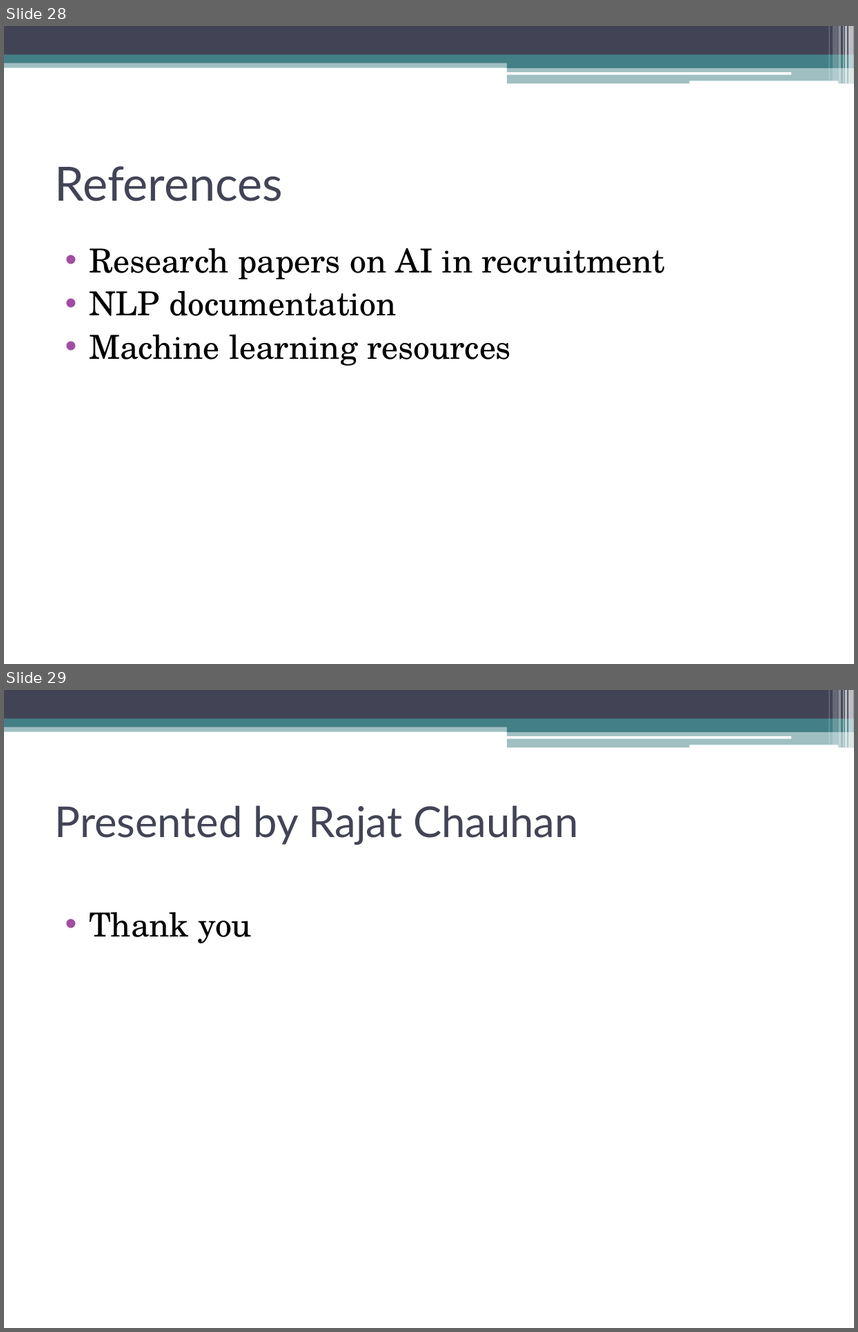
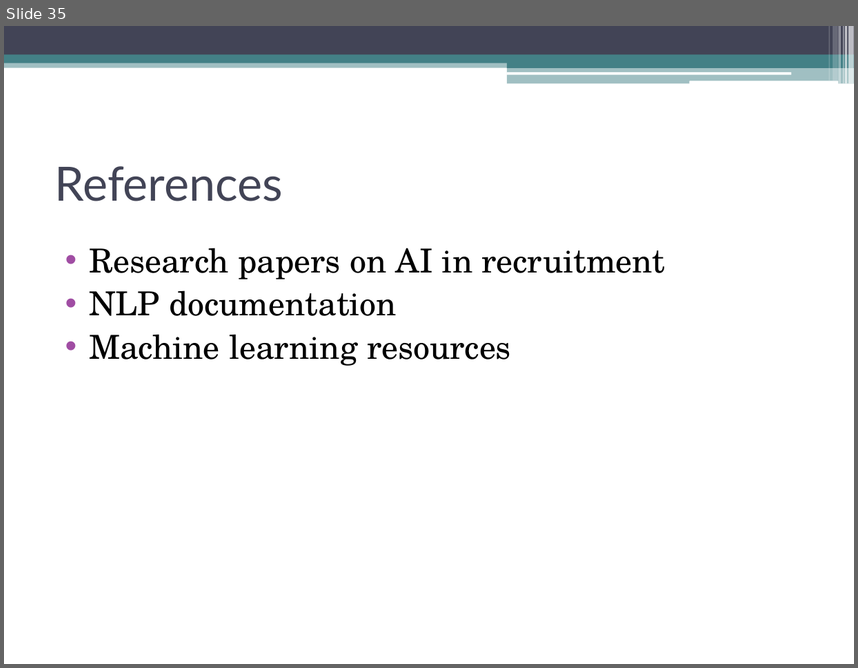
Before and after one commit to rajatchauhan937-prog/mba-rjt-ai-recruitement-2026, a slide deck: github.pptx. Shown one above the other, each under a label of ours: slides 28 and 29 before the commit, slide 35 after it. The pictures are 858x1332 and 858x668 pixels, drawn with LibreOffice and Linux fonts; fonts in the diff are those of the drawing. Boxes give left, top, right and bottom in pixels: in the first picture for what was removed or moved away, otherwise in the second. Text is boxed around its words. In the diff, an @@ line names an element or a change of style, - is before the commit and + after.

```diff
--- a/github.pptx
+++ b/github.pptx
@@ slide 29 removed at bbox=[4, 690, 854, 1328], background #FFFFFF; not listed: 13 template elements that a slide beside it also shows @@
@@ title removed at bbox=[55, 805, 579, 845] @@
-Presented by Rajat Chauhan
@@ text removed at bbox=[89, 911, 252, 943] @@
-• Thank you
@@ what was slide 28 is now slide 35 @@
```
Also in this commit, not shown: 7 slides added.
